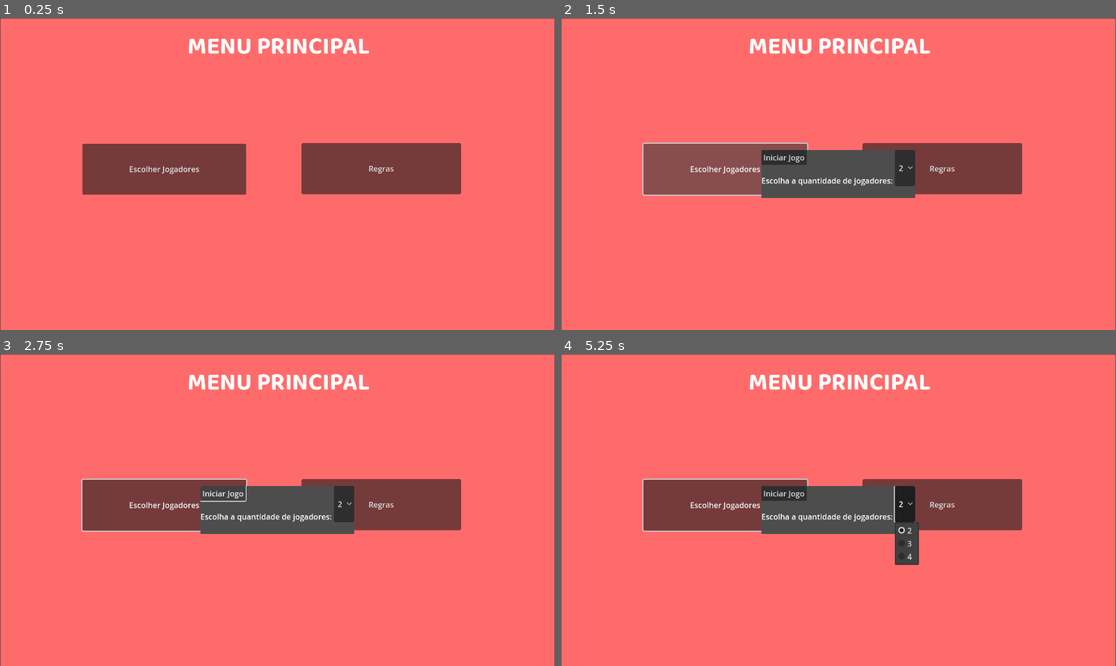
Above: before the commit, frames 1-4 (two rows, left to right).
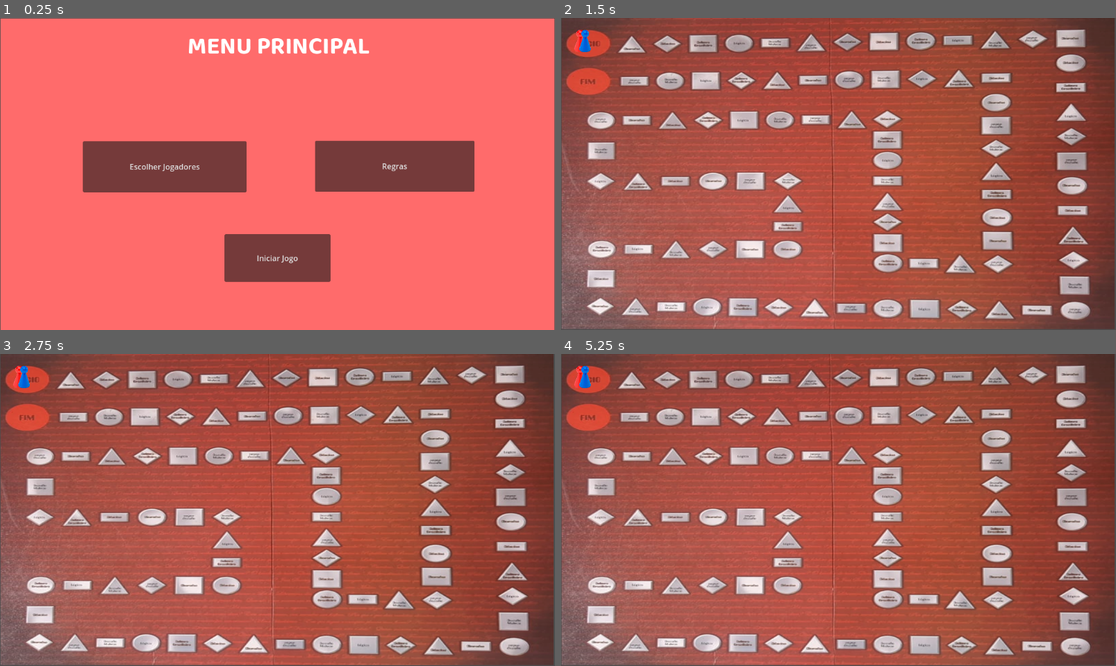
Above: after the commit, the same moments.

Repository: pedroorocha/KGBoard
Game: Godot game, scene res://scenes/menu_principal.tscn
Two runs of this game, one before a commit and one after it. Both use one fixed random seed, a clock stepped at 60 frames per second and the inputs below. The project has no main scene, so this scene is started directly.
Inputs (mouse positions are in pixels of both pictures, inside the frame that each line leads up to):
- Up to frame 1 (0.25 s): no input
- Up to frame 2 (1.5 s): click (838, 258) at 0.5 s, where only the run after the commit has a clickable "Iniciar Jogo"; click (727, 167) at 1.25 s, where only the run before the commit has a clickable "Escolher Jogadores"
- Up to frame 3 (2.75 s): click (222, 494) at 2 s, where only the run before the commit has a clickable "Iniciar Jogo"
- Up to frame 4 (5.25 s): click (943, 503) at 2.75 s, where only the run before the commit has a clickable "Regras"; click (677, 494) at 3.5 s, where only the run before the commit has a clickable "Voltar"; click (727, 503) at 4.25 s, where only the run before the commit has a clickable "Escolher Jogadores"; click (905, 503) at 5 s, where only the run before the commit has a clickable "2"

The runs differ from the first frame. In frame 1, 5.1% of the frame differs, in the area x 14-86%, y 39-85%; in frame 2, 99%; in frame 3, 100%, in the area x 0-100%, y 0-100%; in frame 4, 100%.

Commit message:
cores dos peões

Diff:
--- a/scenes/menu_principal.tscn
+++ b/scenes/menu_principal.tscn
@@ -54,18 +54,18 @@
 horizontal_alignment = 1
 
 [node name="Jogadores" type="Button" parent="."]
-offset_left = 171.0
-offset_top = 261.0
-offset_right = 511.0
-offset_bottom = 367.0
+offset_left = 172.0
+offset_top = 256.0
+offset_right = 512.0
+offset_bottom = 362.0
 text = "Escolher Jogadores"
 script = SubResource("GDScript_40msf")
 
 [node name="Regras" type="Button" parent="."]
-offset_left = 626.0
-offset_top = 260.0
-offset_right = 957.0
-offset_bottom = 366.0
+offset_left = 654.0
+offset_top = 255.0
+offset_right = 985.0
+offset_bottom = 361.0
 text = "Regras"
 script = SubResource("GDScript_lipa1")
 
@@ -108,11 +108,14 @@
 popup/item_2/text = "4"
 popup/item_2/id = 2
 
-[node name="IniciarJogo" type="Button" parent="PopupJogadores"]
-offset_right = 8.0
-offset_bottom = 8.0
+[node name="IniciarJogo" type="Button" parent="."]
+offset_left = 466.0
+offset_top = 449.0
+offset_right = 686.0
+offset_bottom = 548.0
 text = "Iniciar Jogo"
 
 [connection signal="pressed" from="Jogadores" to="." method="_on_jogadores_pressed"]
 [connection signal="pressed" from="Regras" to="." method="_on_regras_pressed"]
 [connection signal="pressed" from="PopupRegras/Voltar" to="." method="_on_voltar_pressed"]
+[connection signal="pressed" from="IniciarJogo" to="." method="_on_iniciar_jogo_pressed"]
--- /dev/null
+++ b/scenes/peao.tscn
@@ -0,0 +1,28 @@
+[gd_scene load_steps=5 format=3 uid="uid://bkxsy8jgmuqpd"]
+
+[ext_resource type="Texture2D" uid="uid://b6xwqiue5nsjy" path="res://sprites/Peao-Grow-Vermelho.png" id="1_eevuy"]
+[ext_resource type="Texture2D" uid="uid://dctcjloa5v370" path="res://sprites/Peao-Grow-Azul.png" id="2_f6hwf"]
+[ext_resource type="Texture2D" uid="uid://cucm8v6hysi6d" path="res://sprites/Peao-Grow-Preto.png" id="3_4dkjd"]
+[ext_resource type="Texture2D" uid="uid://bq53u5e8n7v28" path="res://sprites/Peao-Grow-Branco.png" id="4_17w6v"]
+
+[node name="Peão" type="Node2D"]
+
+[node name="Vermelho" type="Sprite2D" parent="."]
+position = Vector2(3.8147e-06, -2)
+scale = Vector2(0.06, 0.056)
+texture = ExtResource("1_eevuy")
+
+[node name="Azul" type="Sprite2D" parent="."]
+position = Vector2(-3.57628e-07, -2)
+scale = Vector2(0.057, 0.05575)
+texture = ExtResource("2_f6hwf")
+
+[node name="Preto" type="Sprite2D" parent="."]
+position = Vector2(-0.999992, -2)
+scale = Vector2(0.0590001, 0.0535)
+texture = ExtResource("3_4dkjd")
+
+[node name="Branco" type="Sprite2D" parent="."]
+position = Vector2(0, -2)
+scale = Vector2(0.102, 0.1005)
+texture = ExtResource("4_17w6v")
--- a/scenes/tabuleiro.tscn
+++ b/scenes/tabuleiro.tscn
@@ -1,5 +1,16 @@
-[gd_scene format=3 uid="uid://bt3g2g70h2ldu"]
+[gd_scene load_steps=4 format=3 uid="uid://bt3g2g70h2ldu"]
+
+[ext_resource type="Script" path="res://scripts/tabuleiro.gd" id="1_2p3k5"]
+[ext_resource type="Texture2D" uid="uid://dhacn204sks2t" path="res://sprites/Captura de tela de 2025-01-07 16-14-39.png" id="1_36bgs"]
+[ext_resource type="PackedScene" uid="uid://bkxsy8jgmuqpd" path="res://scenes/peao.tscn" id="2_gk4hm"]
 
 [node name="Tabuleiro" type="Node2D"]
+script = ExtResource("1_2p3k5")
+pawn_scene = ExtResource("2_gk4hm")
 
 [node name="Sprite2D" type="Sprite2D" parent="."]
+position = Vector2(575, 323)
+scale = Vector2(1.40686, 0.852243)
+texture = ExtResource("1_36bgs")
+
+[node name="Peoes" type="Node2D" parent="."]
--- a/scripts/menu_principal.gd
+++ b/scripts/menu_principal.gd
@@ -1,6 +1,7 @@
+
 extends Node2D
 
-
+var jogadores : int
 # Called when the node enters the scene tree for the first time.
 func _ready() -> void:
 	pass # Replace with function body.
@@ -27,6 +28,7 @@
 
 
 func _on_iniciar_jogo_pressed() -> void:
-	var jogadores = $PopupJogadores/HBoxContainer/OptionButton.get_selected_id() + 2
-	get_tree().change_scene("res://scenes/tabuleiro.tscn")
+	jogadores = $PopupJogadores/HBoxContainer/OptionButton.get_selected_id() + 2
+	get_tree().root.set_meta("jogadores", jogadores)
+	get_tree().change_scene_to_file("res://scenes/tabuleiro.tscn")
 	pass # Replace with function body.
--- /dev/null
+++ b/scripts/tabuleiro.gd
@@ -0,0 +1,31 @@
+extends Node2D
+# Variáveis para o tabuleiro e os peões
+@export var pawn_scene: PackedScene  # Arraste a cena "peao.tscn" para esta propriedade no editor.
+var pawn_positions = []  # Lista para armazenar posições iniciais para os peões.
+var cores = ["Vermelho", "Azul", "Preto", "Branco"]
+func _ready() -> void:
+	# Defina as posições iniciais dos peões no tabuleiro.
+	# Ajuste estas coordenadas com base no layout do tabuleiro.
+	pawn_positions = [
+		Vector2(40, 50),
+		Vector2(50, 50),
+		Vector2(60, 50),
+		Vector2(70, 50)
+	]
+
+	# Chama a função para adicionar os peões (modifique conforme o número de jogadores).
+	var jogadores = get_tree().root.get_meta("jogadores")
+	add_pawns(jogadores)
+
+# Função para adicionar os peões ao tabuleiro
+func add_pawns(player_count: int) -> void:
+	for i in range(player_count):
+		var pawn = pawn_scene.instantiate()  # Instancia a cena do peão
+		pawn.position = pawn_positions[i]  # Define a posição inicial
+		$Peoes.add_child(pawn)
+		for j in range(4):  # A cena do peão tem 4 sprites
+			var sprite = pawn.get_node(cores[j])  # Considerando que seus sprites são nomeados "Sprite1", "Sprite2", etc.
+			if j == i:  # Se o índice do sprite for maior que o número de jogadores, esconda
+				sprite.visible = true
+			else:
+				sprite.visible = false
Binary file added: sprites/Captura de tela de 2025-01-07 16-14-39.png
Not shown, added: sprites/Captura de tela de 2025-01-07 16-14-39.png.import
Binary file added: sprites/Peao-Grow-Azul.png
Not shown, added: sprites/Peao-Grow-Azul.png.import
Binary file added: sprites/Peao-Grow-Branco.png
Not shown, added: sprites/Peao-Grow-Branco.png.import
Binary file added: sprites/Peao-Grow-Preto.png
Not shown, added: sprites/Peao-Grow-Preto.png.import
Binary file added: sprites/Peao-Grow-Vermelho.png
Not shown, added: sprites/Peao-Grow-Vermelho.png.import
